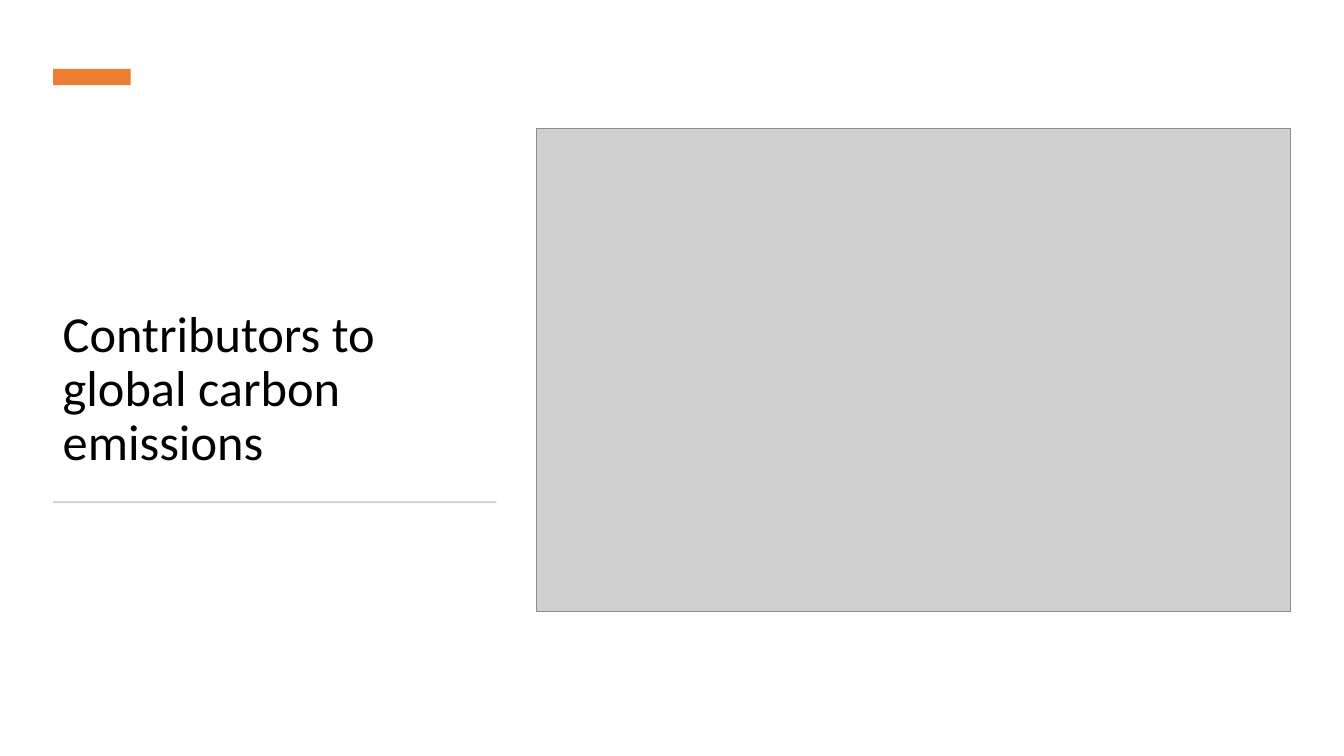
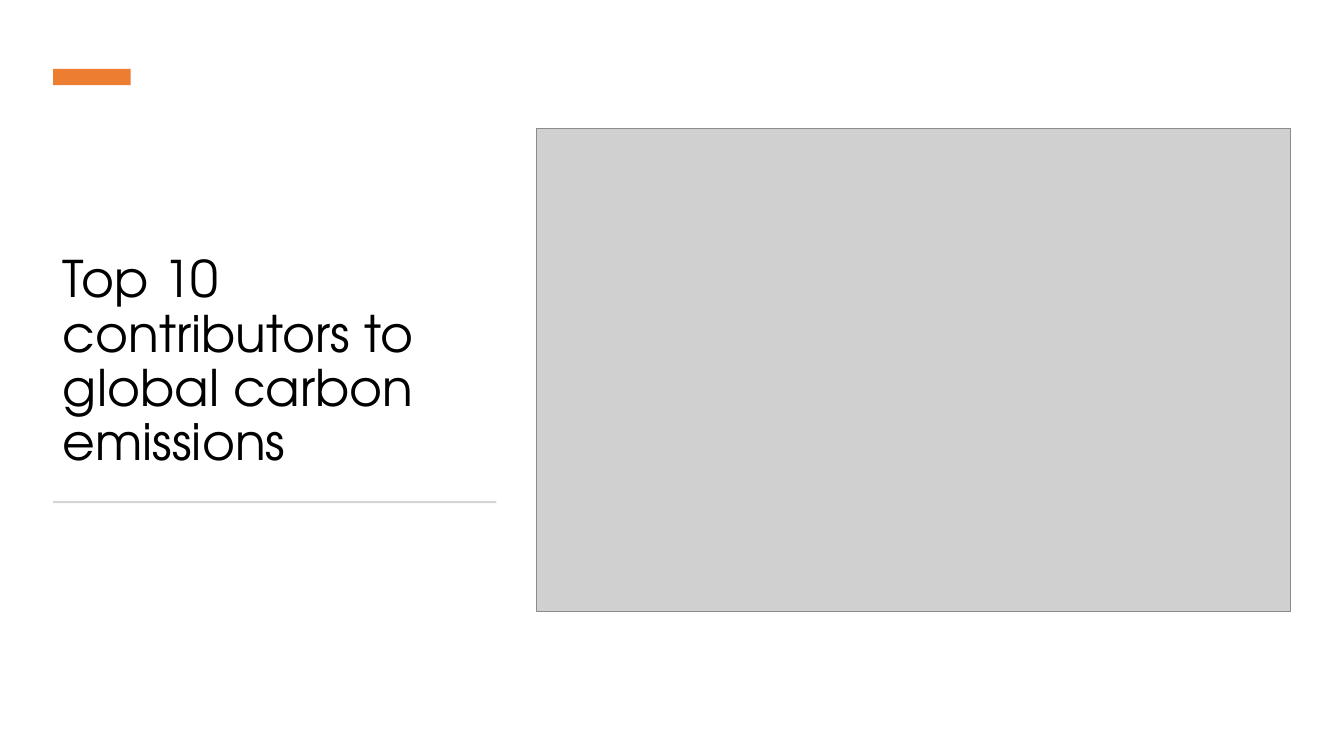
Before and after one commit to danilogiarlini/Global-CO2-Emission-Forecasting, a slide deck: slide 3 of Visualization/GlobalCO2Emission.pptx. Drawn at 1344x756 pixels with LibreOffice and Linux fonts; fonts in the diff are those of the drawing; grey boxes stand for pictures. Boxes give left, top, right and bottom in pixels: in the first picture for what was removed or moved away, otherwise in the second. Text is boxed around its words. In the diff, an @@ line names an element or a change of style, - is before the commit and + after.

```diff
--- a/Visualization/GlobalCO2Emission.pptx
+++ b/Visualization/GlobalCO2Emission.pptx
@@ text at <box>63,259,413,461</box>: text changed; font Calibri to TeX Gyre Adventor @@
-Contributors to global carbon emissions
+Top 10 contributors to global carbon emissions
```
Also in this commit, not shown: 13 other slides changed.
